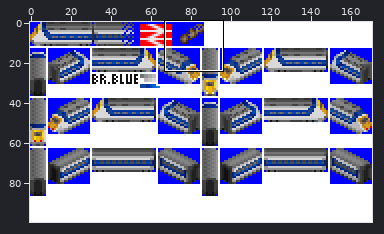
Sprite sheet -- gfx/APTE.png. Above, an overview of the earlier version with the close-up marked.
Close-up. Before the edit:
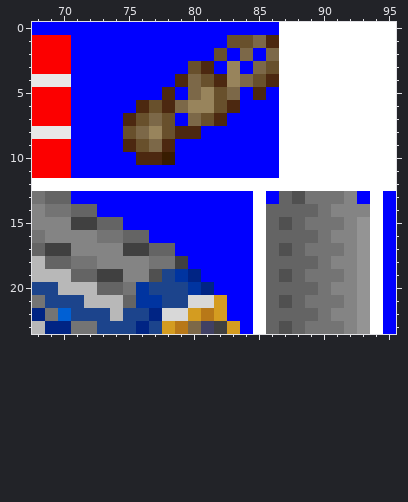
The file is 171x100 pixels. Colours within 5 levels of each other are drawn and written as one. Shown: x 68..95, y 0..23.
The same view after the edit:
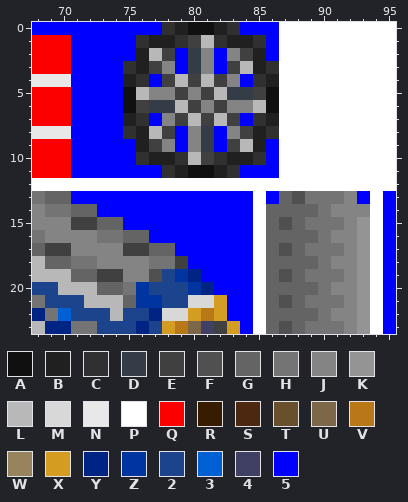
Palette (. is transparent): A #101010  B #202020  C #303030  D #343c48  E #404040  F #505050  G #646464  H #747474  J #848484  K #949494  L #b8b8b8  M #d8d8d8  N #e8e8e8  P #ffffff  Q #fc0000  R #381c00  S #4c2810  T #68502c  U #7c6848  V #b87818  W #98845c  X #d49c20  Y #002484  Z #0034a0  2 #1c448c  3 #0060d4  4 #404064  5 #0000ff
Difference:
y 0: x 78..83 555555 -> CBAABC
y 1: x 76..86 5555555TTUS -> CBBCELCBBC5
y 2: x 76..78 555 -> BLE; x 80..86 55T5U5U -> DJ5JEB5
y 3: x 75..78 5555 -> CBEJ; x 80..81 TS -> DJ; x 83..86 W5UT -> ELBC
y 4: x 75..76 55 -> BC; x 78..86 5SUTSWUTS -> ELELEJ5CB
y 5: x 75..86 555S5UWTU5S5 -> ALJJEJELDDEA
y 6: x 75..86 5STSUWWTS555 -> AEDDLEJEJJLA
y 7: x 75..83 STUT5UTS5 -> BC5JELELE; x 85..86 55 -> CB
y 8: x 75..81 TUWTSS5 -> CBLE5JD; x 83..86 5555 -> JEBC
y 9: x 75..78 STUS -> 5BEJ; x 80..81 55 -> JD; x 83..85 555 -> ELB
y 10: x 76..85 SSR5555555 -> CBBCLECBBC
y 11: x 78..83 555555 -> CBAABC
